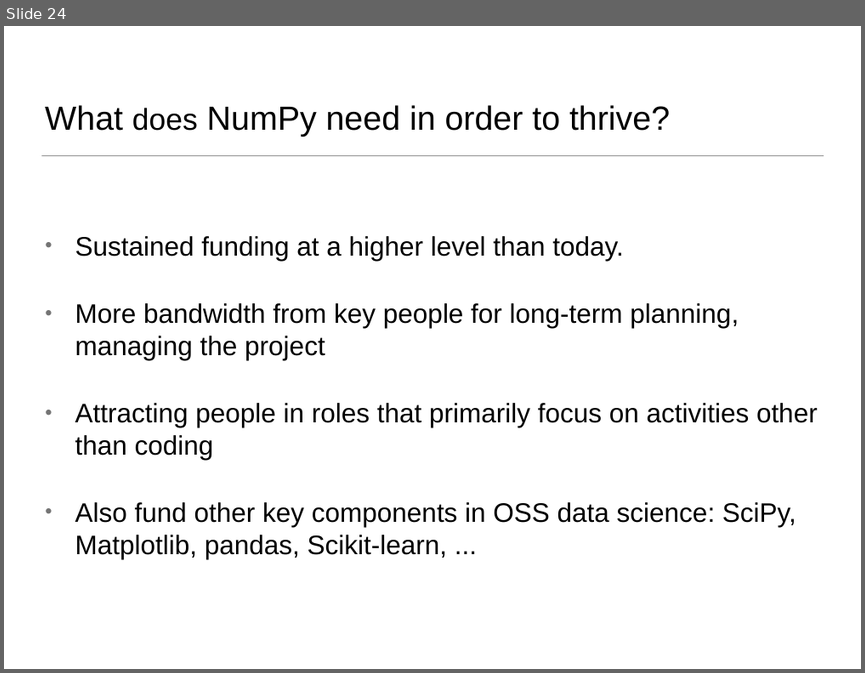
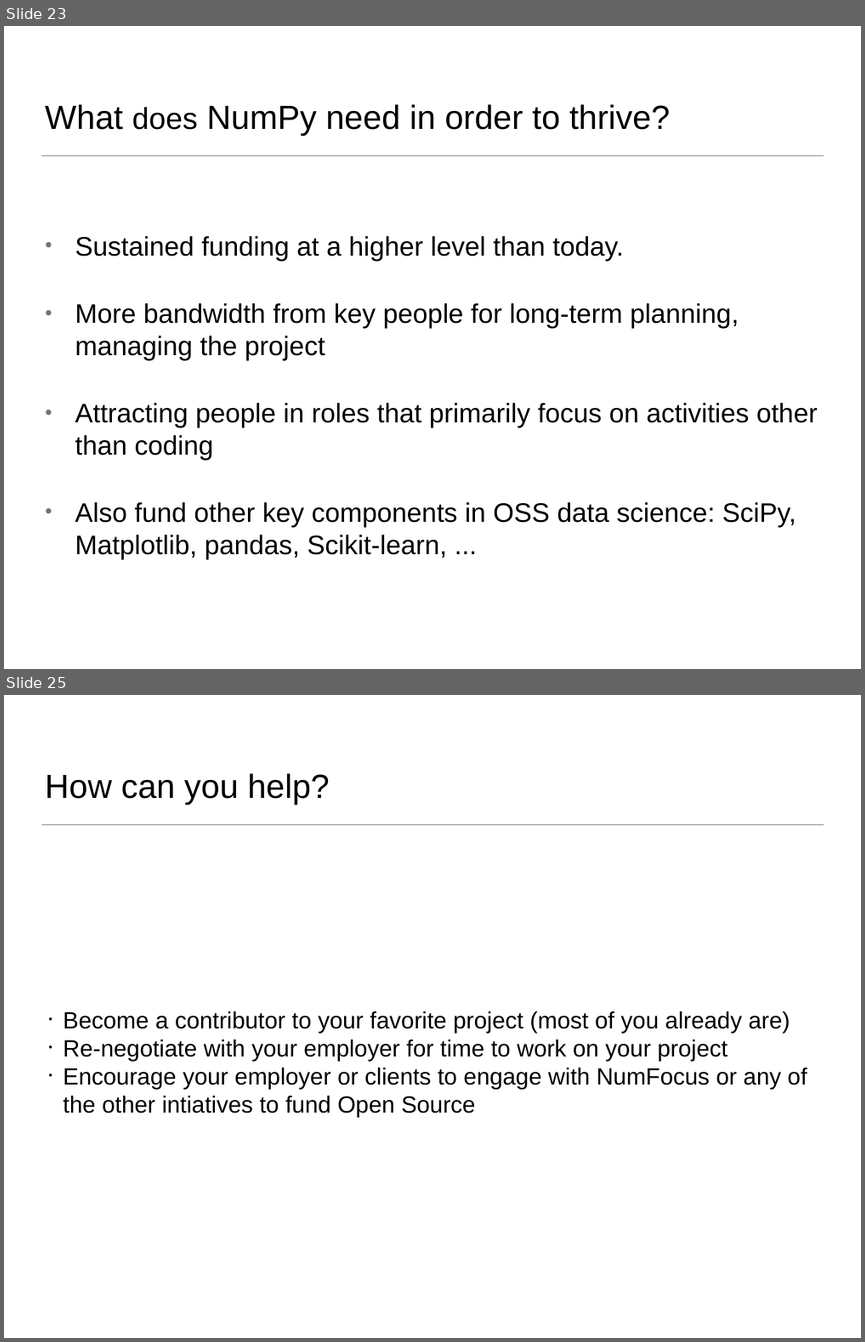
Before and after one commit to BIDS-numpy/docs, a slide deck: presentations/inside_numpy_talk_euroscipy2019.pptx. Shown one above the other, each under a label of ours: slide 24 before the commit, slides 23 and 25 after it; the slides between them are not shown. The pictures are 865x673 and 865x1342 pixels, drawn with LibreOffice and Linux fonts; fonts in the diff are those of the drawing. Boxes give left, top, right and bottom in pixels: in the first picture for what was removed or moved away, otherwise in the second. Text is boxed around its words. In the diff, an @@ line names an element or a change of style, - is before the commit and + after.

```diff
--- a/presentations/inside_numpy_talk_euroscipy2019.pptx
+++ b/presentations/inside_numpy_talk_euroscipy2019.pptx
@@ slide 25 added at bbox=[4, 695, 861, 1338], background #FFFFFF; not listed: 1 template element that a slide beside it also shows @@
@@ text added at bbox=[45, 773, 330, 805], 40 pt, text #000000 @@
+How can you help?
@@ text added at bbox=[63, 1011, 807, 1117], 28 pt, text #000000 @@
+• Become a contributor to your favorite project (most of you already are)
+• Re-negotiate with your employer for time to work on your project
+• Encourage your employer or clients to engage with NumFocus or any of the other intiatives to fund Open Source
@@ what was slide 24 is now slide 23 @@
```
Also in this commit, not shown: 6 slides changed, 1 other slide added, 1 slide removed, 1 other file.
